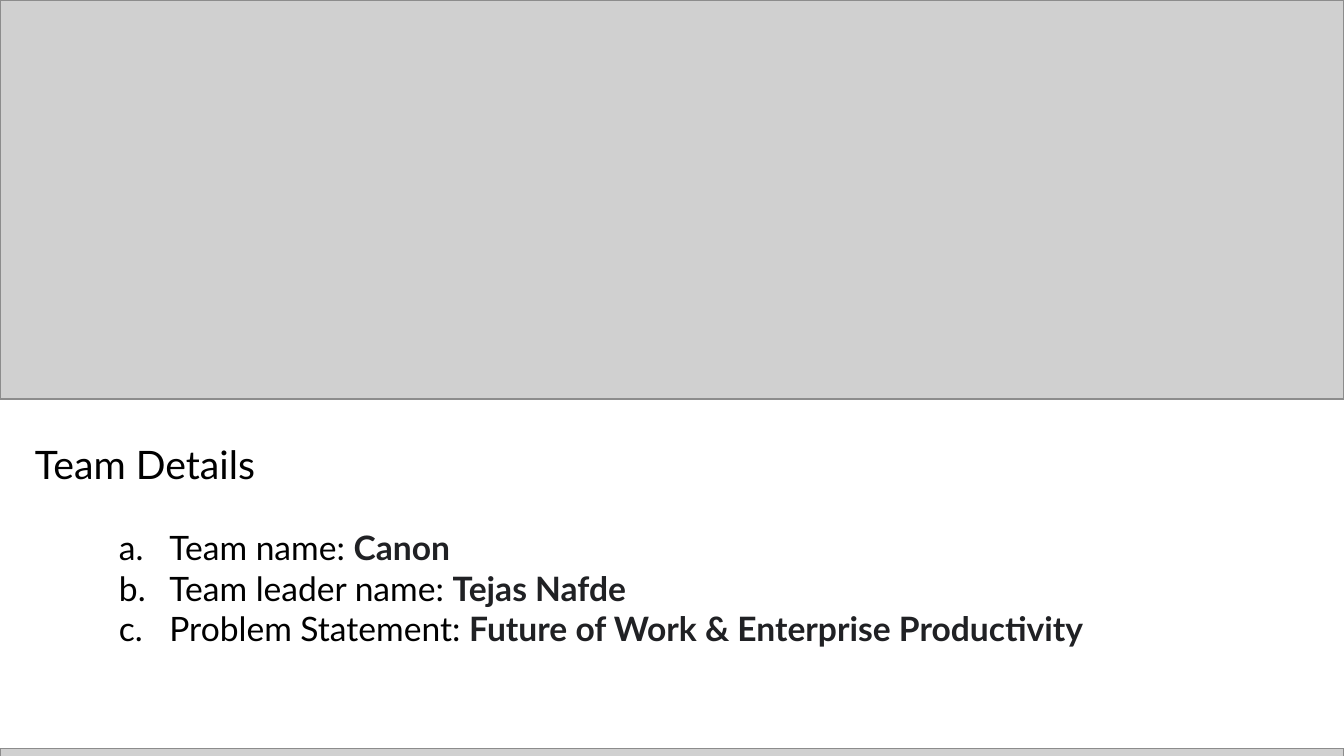
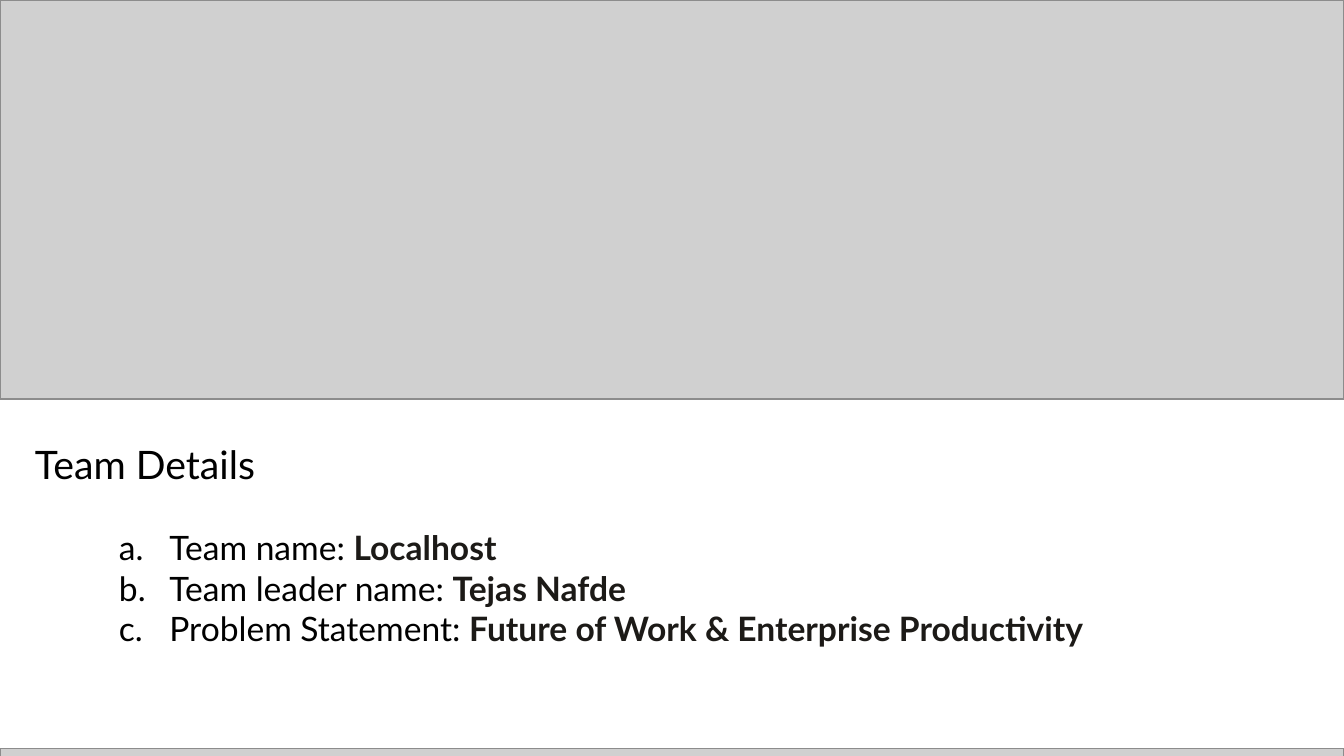
Before and after one commit to tejasnafde/canon, a slide deck: slide 1 of deck/canon-deck.pptx. Drawn at 1344x756 pixels with LibreOffice and Linux fonts; fonts in the diff are those of the drawing; grey boxes stand for pictures. Boxes give left, top, right and bottom in pixels: in the first picture for what was removed or moved away, otherwise in the second. Text is boxed around its words. In the diff, an @@ line names an element or a change of style, - is before the commit and + after.

```diff
--- a/deck/canon-deck.pptx
+++ b/deck/canon-deck.pptx
@@ text at bbox=[169, 535, 497, 561]: text changed @@
-  a. Team name: Canon
+  a. Team name: Localhost
```
Also in this commit, not shown: 12 other slides changed, 2 other files.
